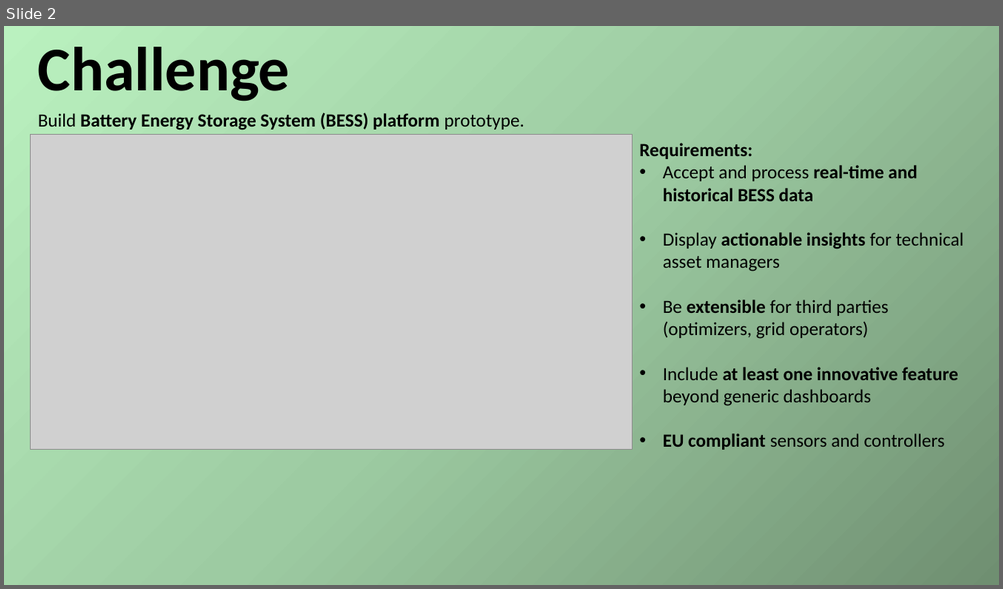
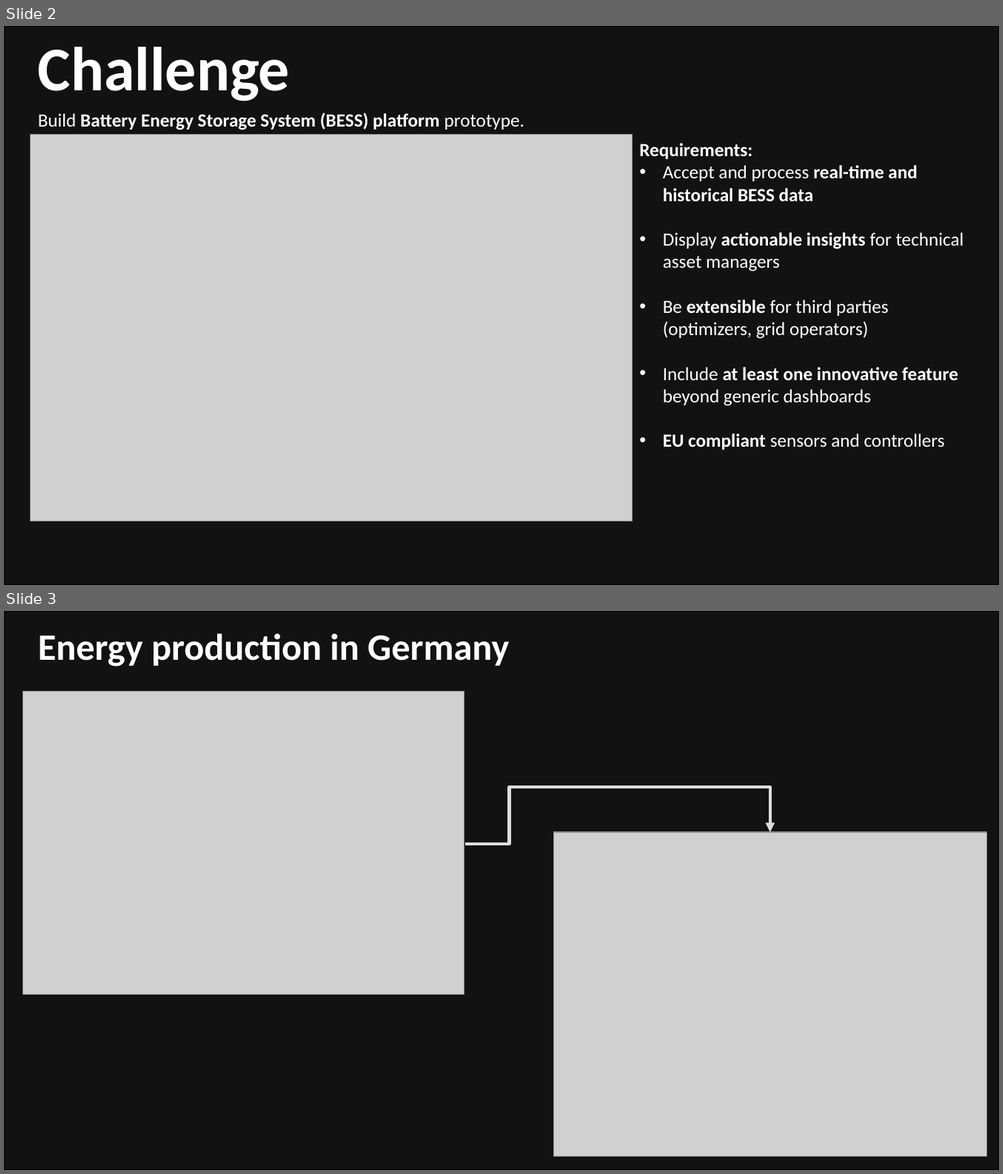
Before and after one commit to Rouxxel/maxxwatt_hackathon, a slide deck: documentation/Hackathon presnetation.pptx. Shown one above the other, each under a label of ours: slide 2 before the commit, slides 2 and 3 after it. The pictures are 1003x589 and 1003x1174 pixels, drawn with LibreOffice and Linux fonts; fonts in the diff are those of the drawing; grey boxes stand for pictures. Boxes give left, top, right and bottom in pixels: in the first picture for what was removed or moved away, otherwise in the second. Text is boxed around its words. In the diff, an @@ line names an element or a change of style, - is before the commit and + after.

```diff
--- a/documentation/Hackathon presnetation.pptx
+++ b/documentation/Hackathon presnetation.pptx
@@ slide 3 added at (4,611,999,1170), background #A6B727 @@
@@ rectangle added at (4,611,999,1170), fill #121212, outline #000000 1.5 pt @@
@@ text added at (38,633,509,667), 36 pt, text #FFFFFF, bold @@
+Energy production in Germany
@@ picture added at (23,692,464,994) @@
@@ elbow arrow added from (465, 844) to (770, 832), #DDDDDD 3 pt @@
@@ picture added at (554,832,987,1157) @@
@@ slide 2 changed as well @@
@@ rectangle at (4,26,999,585): fill gradient #6F8F72 to #9ECCA2 to #BBF2C0 to #121212; outline none to #000000 1.5 pt @@
@@ rectangle removed at (22,46,979,566) @@
@@ picture: place and size @@
-picture at (31,134,632,449)
+picture at (31,134,632,521)
@@ text colour #000000 to #FFFFFF in 3 elements at (38,113,524,130), (38,47,290,101), (639,143,964,450) @@
```
Also in this commit, not shown: 5 other slides changed, 3 other slides added, 1 slide removed.
